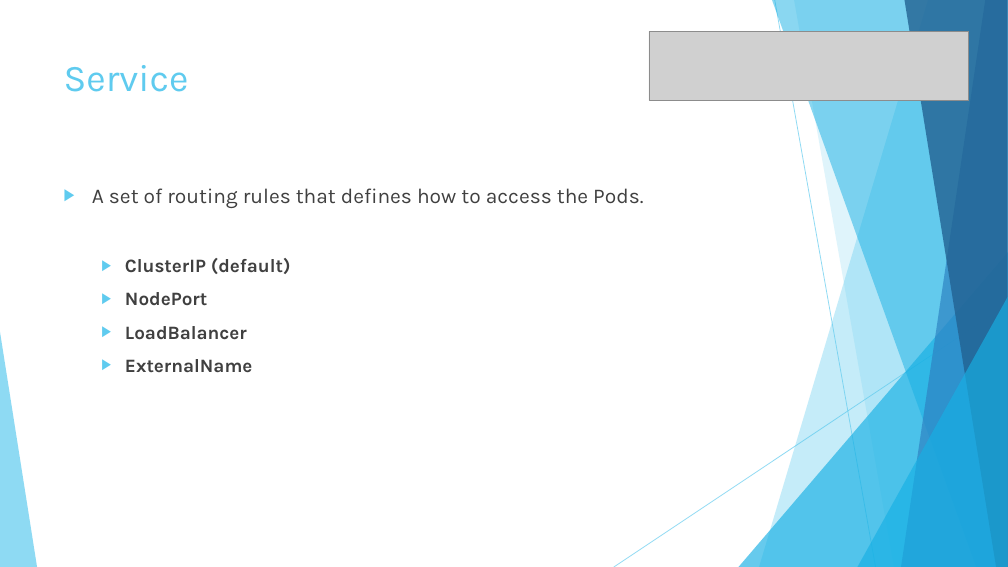
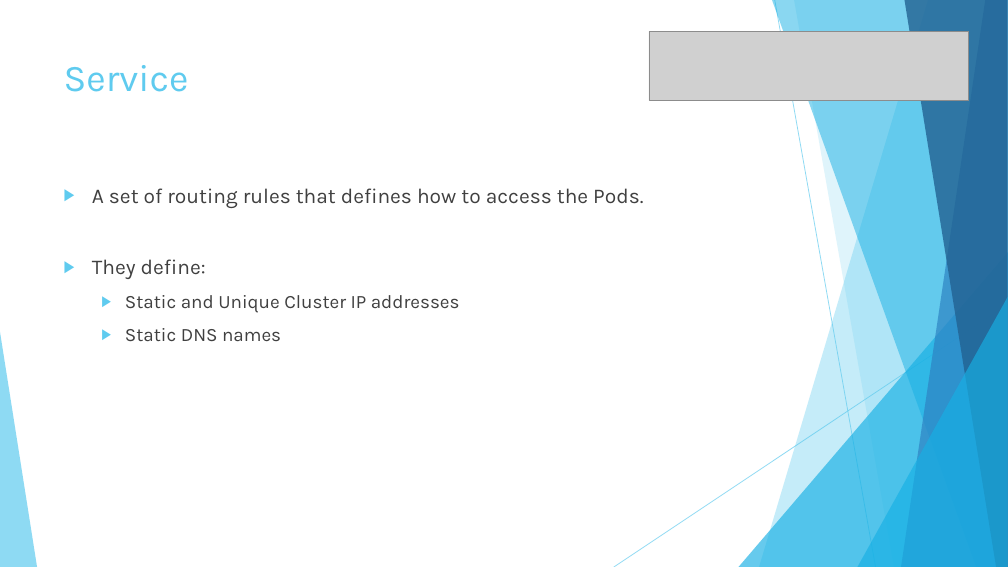
Before and after one commit to fsforza/kubernetes-demo, a slide deck: slide 18 of slides/kube-demo.pptx (slide 17 before the commit). Drawn at 1008x567 pixels with LibreOffice and Linux fonts; fonts in the diff are those of the drawing; grey boxes stand for pictures. Boxes give left, top, right and bottom in pixels: in the first picture for what was removed or moved away, otherwise in the second. Text is boxed around its words. In the diff, an @@ line names an element or a change of style, - is before the commit and + after.

```diff
--- a/slides/kube-demo.pptx
+++ b/slides/kube-demo.pptx
@@ text at [92, 259, 460, 341]: text changed; bold off @@
-  ▶ ClusterIP (default)
-  ▶ NodePort
-  ▶ LoadBalancer
-  ▶ ExternalName
+▶ They define:
+  ▶ Static and Unique Cluster IP addresses
+  ▶ Static DNS names
```
Also in this commit, not shown: 8 other slides changed, 4 slides added, 3 slides removed.
